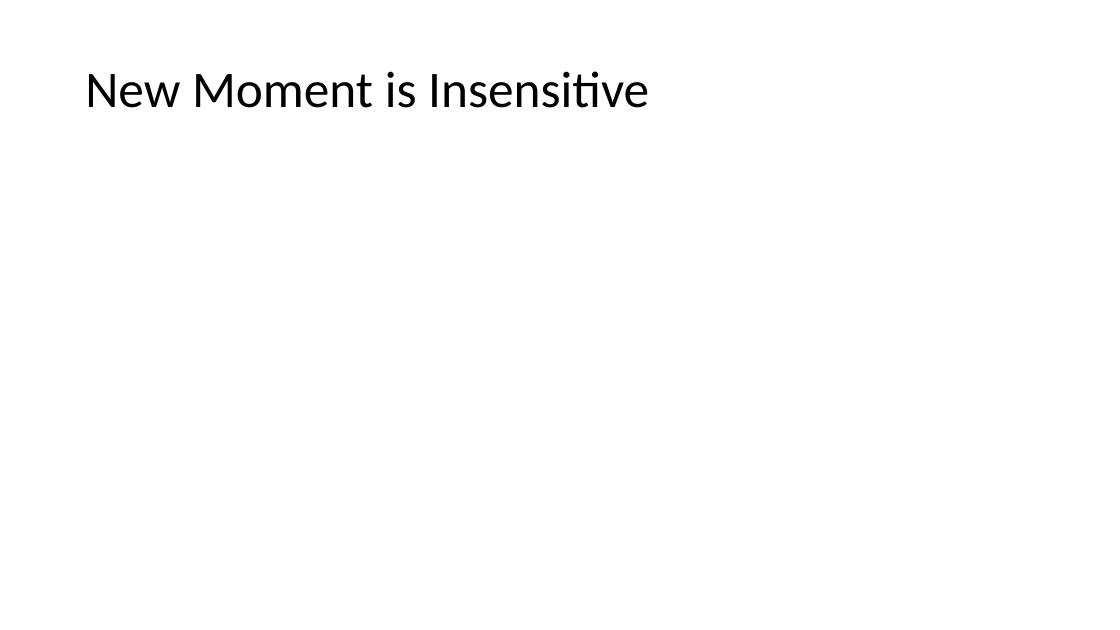
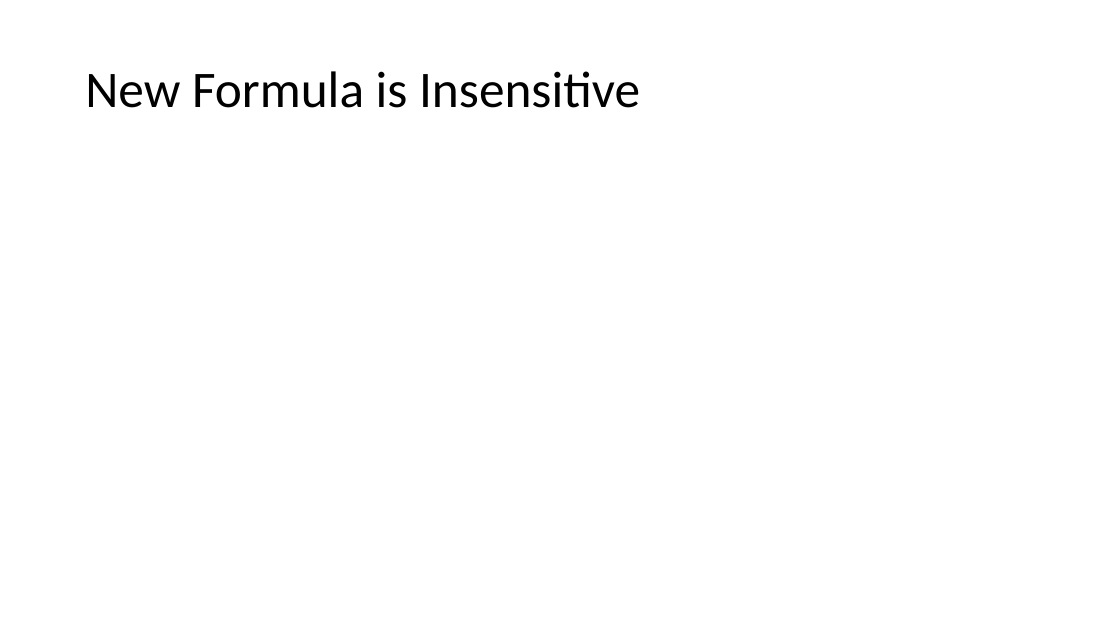
Before and after one commit to stanford-msande228/winter25, a slide deck: slide 23 of assets/presentations/MSANDE228_Lecture13_Inference_with_Modern_NonLinear_Methods.pptx (slide 31 before the commit). Drawn at 1120x630 pixels with LibreOffice and Linux fonts; fonts in the diff are those of the drawing; grey boxes stand for pictures. Boxes give left, top, right and bottom in pixels: in the first picture for what was removed or moved away, otherwise in the second. Text is boxed around its words. In the diff, an @@ line names an element or a change of style, - is before the commit and + after.

```diff
--- a/assets/presentations/MSANDE228_Lecture13_Inference_with_Modern_NonLinear_Methods.pptx
+++ b/assets/presentations/MSANDE228_Lecture13_Inference_with_Modern_NonLinear_Methods.pptx
@@ title at box(85, 71, 640, 108): text changed @@
-New Moment is Insensitive
+New Formula is Insensitive
```
Also in this commit, not shown: 6 other slides changed, 3 slides added, 29 slides removed, 1 other file.
